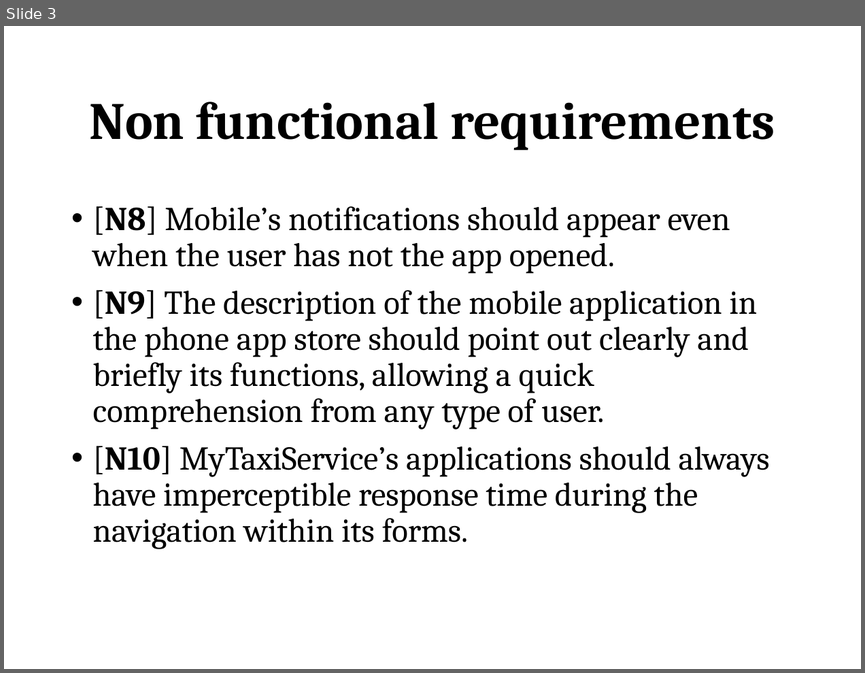
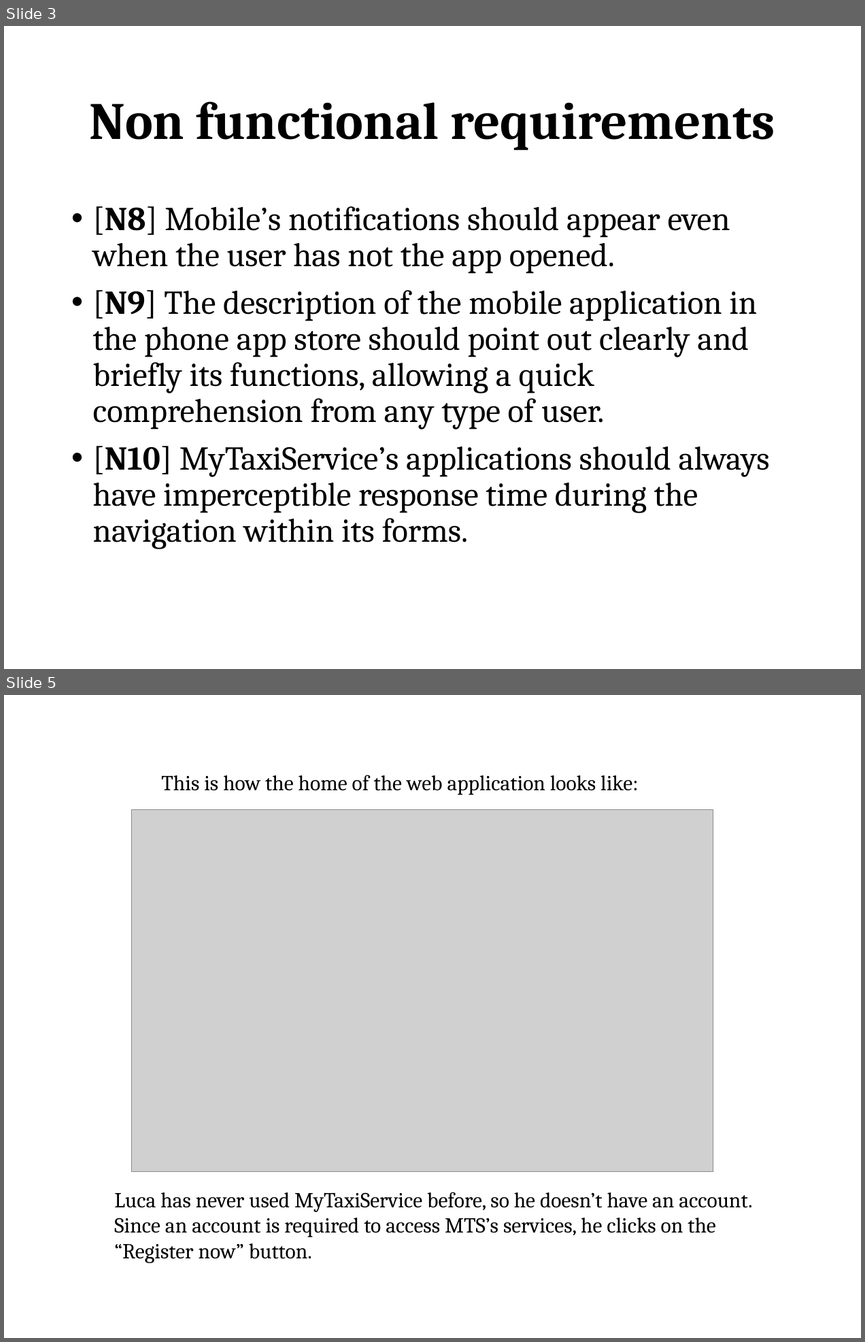
Before and after one commit to MarcoRomani/myTaxyService-SE2-PozziRomani, a slide deck: OtherStuff/Presentation/Non fun req + Scenarios + mockups.pptx. Shown one above the other, each under a label of ours: slide 3 before the commit, slides 3 and 5 after it; the slides between them are not shown. The pictures are 865x673 and 865x1342 pixels, drawn with LibreOffice and Linux fonts; fonts in the diff are those of the drawing; grey boxes stand for pictures. Boxes give left, top, right and bottom in pixels: in the first picture for what was removed or moved away, otherwise in the second. Text is boxed around its words. In the diff, an @@ line names an element or a change of style, - is before the commit and + after.

```diff
--- a/OtherStuff/Presentation/Non fun req + Scenarios + mockups.pptx
+++ b/OtherStuff/Presentation/Non fun req + Scenarios + mockups.pptx
@@ slide 5 added at <box>4,695,861,1338</box>, background #FFFFFF @@
@@ text added at <box>161,775,638,795</box>, 18 pt, text #000000 @@
+This is how the home of the web application looks like:
@@ picture added at <box>132,810,713,1172</box> @@
@@ text added at <box>114,1191,752,1263</box>, 18 pt, text #000000 @@
+Luca has never used MyTaxiService before, so he doesn’t have an account.
+Since an account is required to access MTS’s services, he clicks on the “Register now” button.
```
Also in this commit, not shown: 1 slide changed, 5 other slides added, 1 other file.
